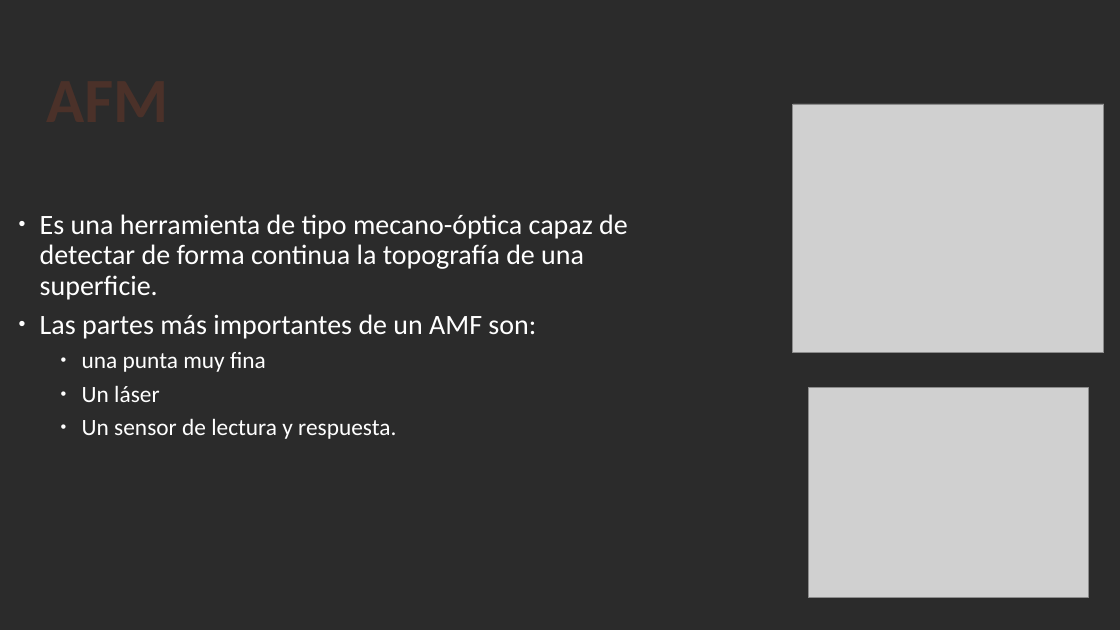
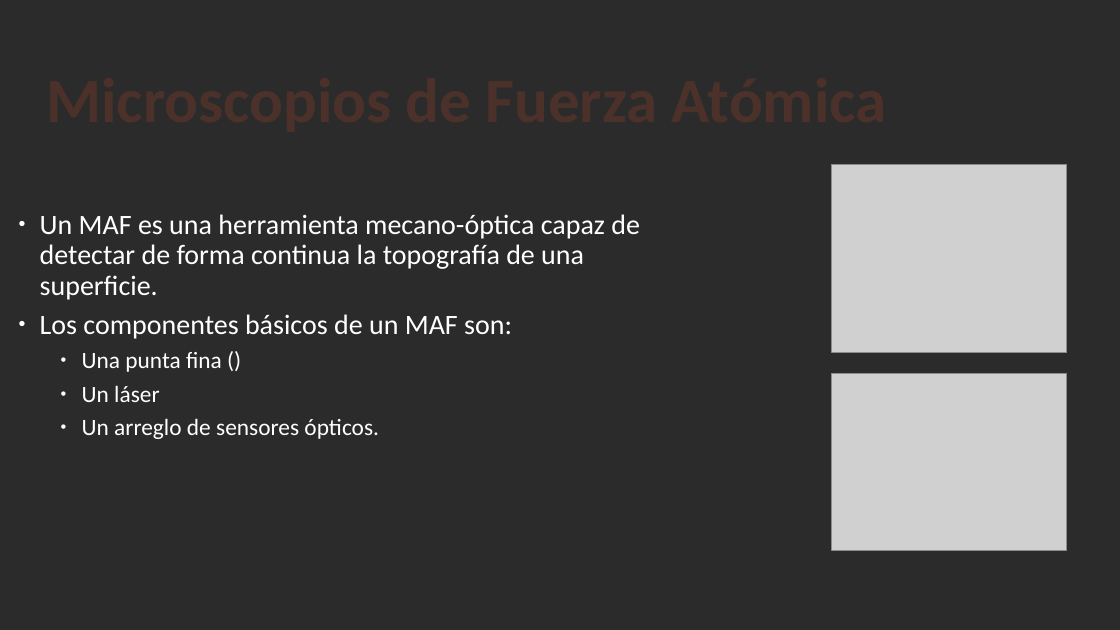
Before and after one commit to XaviarC551/ITAM_IntroduccionALaIngenieria_ProyectoFinal_NanoRoughness_EquipoD, a slide deck: slide 2 of docs/Herramienta AFM.pptx. Drawn at 1120x630 pixels with LibreOffice and Linux fonts; fonts in the diff are those of the drawing; grey boxes stand for pictures; background and template pictures are left out; a plain dark background stands for a picture behind light text. Boxes give left, top, right and bottom in pixels: in the first picture for what was removed or moved away, otherwise in the second. Text is boxed around its words. In the diff, an @@ line names an element or a change of style, - is before the commit and + after.

```diff
--- a/docs/Herramienta AFM.pptx
+++ b/docs/Herramienta AFM.pptx
@@ picture: place and size @@
-picture at (793,104,1104,353)
+picture at (832,165,1067,353)
@@ text at (40,214,605,372): text changed @@
-• Es una herramienta de tipo mecano-óptica capaz de detectar de forma continua la topografía de una superficie.
-• Las partes más importantes de un AMF son:
-  • una punta muy fina
+• Un MAF es una herramienta mecano-óptica capaz de detectar de forma continua la topografía de una superficie.
+• Los componentes básicos de un MAF son:
+  • Una punta fina ()
@@ title at (611,214,640,234): text changed @@
-AFM
+Microscopios de Fuerza Atómica
@@ picture: place and size @@
-picture at (808,387,1088,597)
+picture at (832,374,1067,550)
@@ text at (82,418,379,439): text changed @@
-  • Un sensor de lectura y respuesta.
+  • Un arreglo de sensores ópticos.
```
Also in this commit, not shown: 19 other files.
